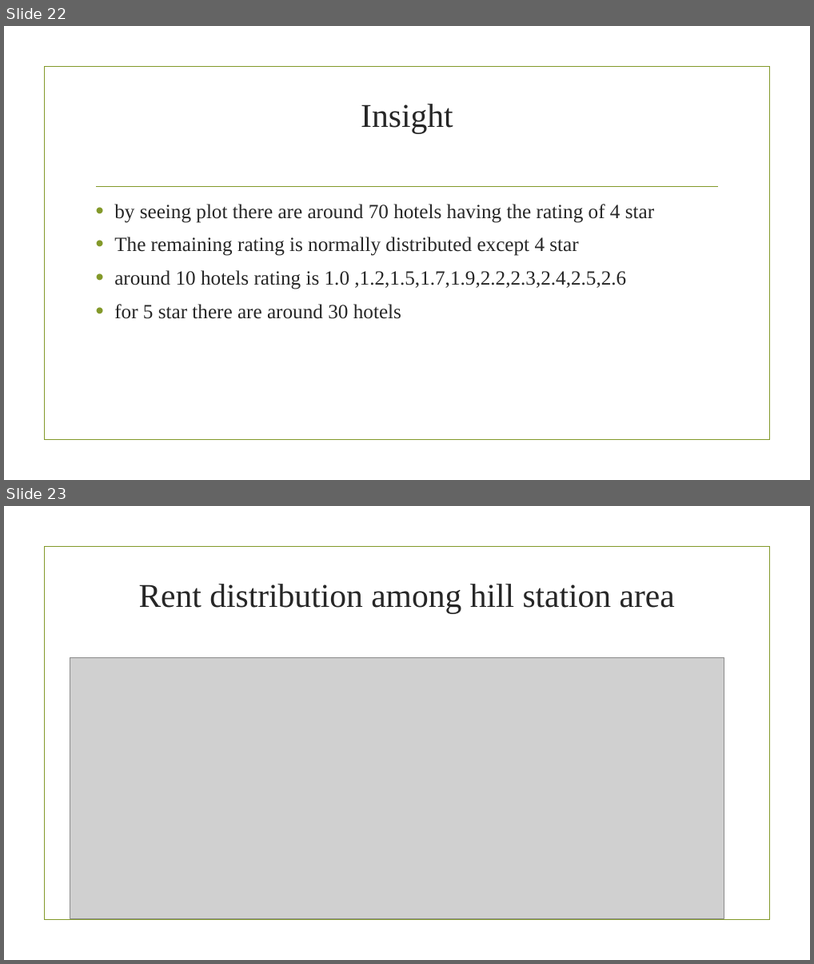
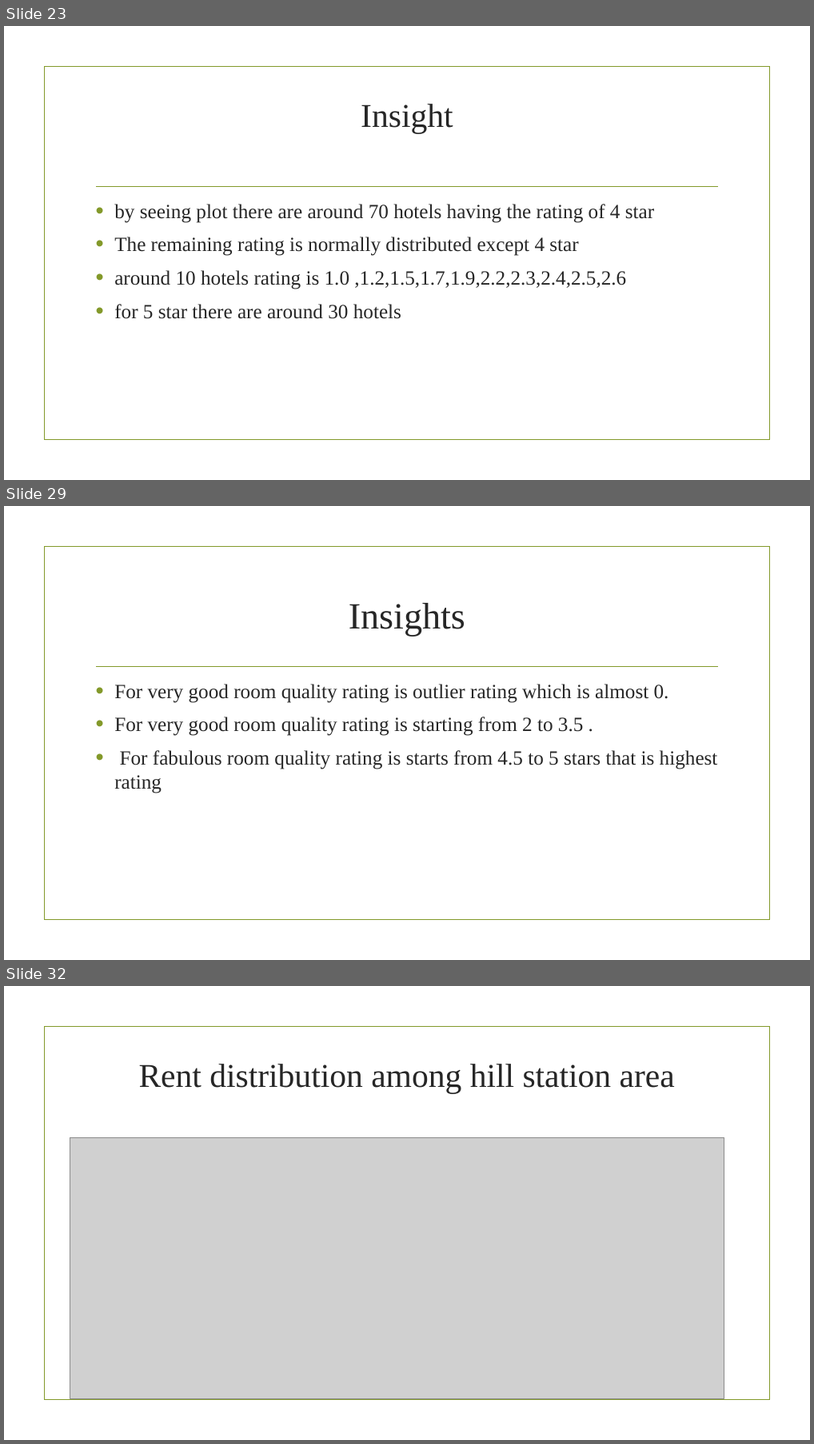
Before and after one commit to adas754/EDA, a slide deck: oyo1.pptx. Shown one above the other, each under a label of ours: slides 22 and 23 before the commit, slides 23, 29 and 32 after it; the slides between them are not shown. The pictures are 814x964 and 814x1444 pixels, drawn with LibreOffice and Linux fonts; fonts in the diff are those of the drawing; grey boxes stand for pictures; background and template pictures are left out. Boxes give left, top, right and bottom in pixels: in the first picture for what was removed or moved away, otherwise in the second. Text is boxed around its words. In the diff, an @@ line names an element or a change of style, - is before the commit and + after.

```diff
--- a/oyo1.pptx
+++ b/oyo1.pptx
@@ slide 29 added at (4, 506, 810, 960), background picture (left out); not listed: 2 template elements that a slide beside it also shows @@
@@ title added at (349, 603, 466, 636), 44 pt, text #262626 @@
+Insights
@@ text added at (114, 684, 718, 793), 24 pt, text #262626 @@
+• For very good room quality rating is outlier rating which is almost 0.
+• For very good room quality rating is starting from 2 to 3.5 .
+• For fabulous room quality rating is starts from 4.5 to 5 stars that is highest rating
@@ what was slide 22 is now slide 23 @@
@@ what was slide 23 is now slide 32 @@
```
Also in this commit, not shown: 8 slides changed, 15 other slides added.
